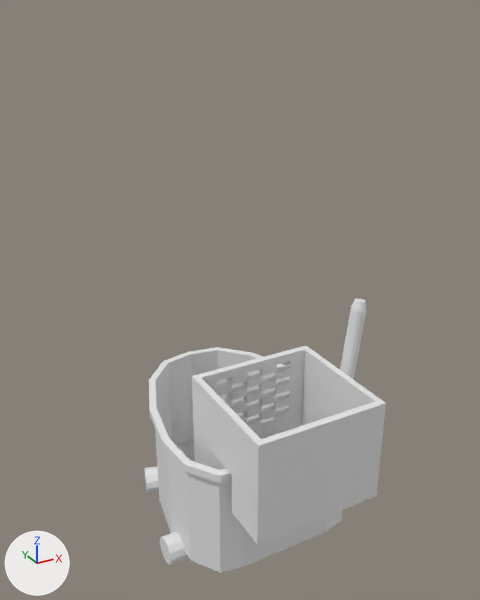
Two versions of the Blender file UnreliableNarratorv1/Assets/Scenes/GameLevel/Assets/assets/mop bucket.blend, one commit apart.
Before and after are seen from a camera (50 mm lens) standing at (-1.22, -2.16, 2.09) and looking at (0.06, 0.17, 0.93). Every picture has the same lights, and +X, +Y and +Z are marked at lower left.

Before the edit, the objects in view are built like this:
```python
me_cylinder = bpy.data.meshes.new('Cylinder')
me_cylinder.from_pydata(...)  # 170 vertices, 169 faces; spans x -0.543..0.543, y -0.342..0.931, z -0.195..0.468
me_cylinder_001 = bpy.data.meshes.new('Cylinder.001')
me_cylinder_001.from_pydata(...)  # 120 vertices, 107 faces; spans x -6.17..0.52, y -0.51..0.52, z -0.51..1.87
me_cylinder_002 = bpy.data.meshes.new('Cylinder.002')
me_cylinder_002.from_pydata(...)  # 96 vertices, 56 faces; spans x -0.08..0.08, y -0.08..0.696, z -1.145..0.045
ob_bucket = bpy.data.objects.new('bucket', me_cylinder)
ob_bucket.location = (0.05, -0.025, 0.049)
ob_bucket.scale = (0.791, 0.791, 0.791)
ob_crank = bpy.data.objects.new('crank', me_cylinder_001)
ob_crank.location = (0.367, -0.158, 0.575)
ob_crank.rotation_euler = (0.0, 1.571, 0.0)  # degrees (0, 90, 0)
ob_crank.scale = (0.0634, 0.0634, 0.0634)
ob_wheels = bpy.data.objects.new('wheels', me_cylinder_002)
ob_wheels.location = (0.485, -0.025, -0.109)
ob_wheels.rotation_euler = (0.0, 1.571, 0.0)  # degrees (0, 90, 0)
ob_wheels.scale = (0.791, 0.791, 0.791)
# also in view: 'basket' at (0.05, -0.23, 0.43)
```
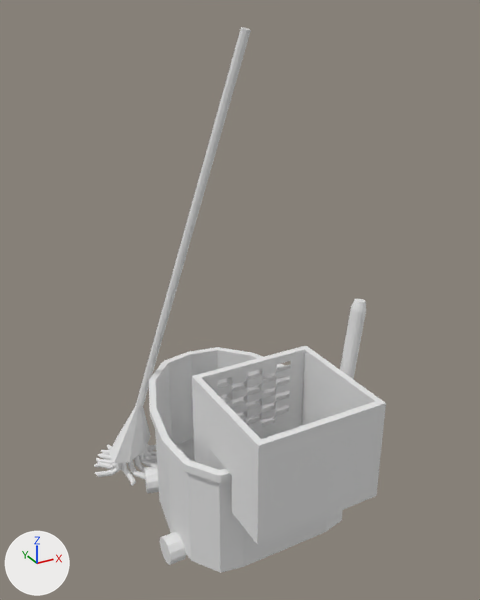
Changed parts and their boxes (x1, y1, x2, y2) in the pictures (480 x 600 px):
'handle', added
    after: (109, 27, 251, 463)
'mop', added
    after: (94, 444, 157, 486)

The change, as a diff of the scene's bpy script:
```diff
--- a/UnreliableNarratorv1/Assets/Scenes/GameLevel/Assets/assets/mop bucket.blend.py
+++ b/UnreliableNarratorv1/Assets/Scenes/GameLevel/Assets/assets/mop bucket.blend.py
@@ me_cylinder_022 @@
+me_cylinder_022.from_pydata(...)  # 27 vertices, 20 faces; spans x -0.13..0.13, y -0.07..0.06, z -0.28..1.34
@@ me_cylinder_019 @@
+me_cylinder_019.from_pydata(...)  # 720 vertices, 608 faces; spans x -0.076..0.232, y -0.014..0.112, z -0.056..0.235
@@ ob_handle @@
+ob_handle = bpy.data.objects.new('handle', me_cylinder_022)
+ob_handle.location = (-0.244, 0.637, 0.311)
+ob_handle.rotation_euler = (0.272, 0.0, 0.726)  # degrees (16, 0, 42)
+ob_handle.scale = (1.34, 1.34, 1.34)
@@ ob_mop @@
+ob_mop = bpy.data.objects.new('mop', me_cylinder_019)
+ob_mop.location = (-0.155, 0.74, -0.144)
+ob_mop.rotation_euler = (1.571, 0.0, 4.226)  # degrees (90, 0, 242)
+ob_mop.scale = (1.34, 1.34, 1.34)
```
